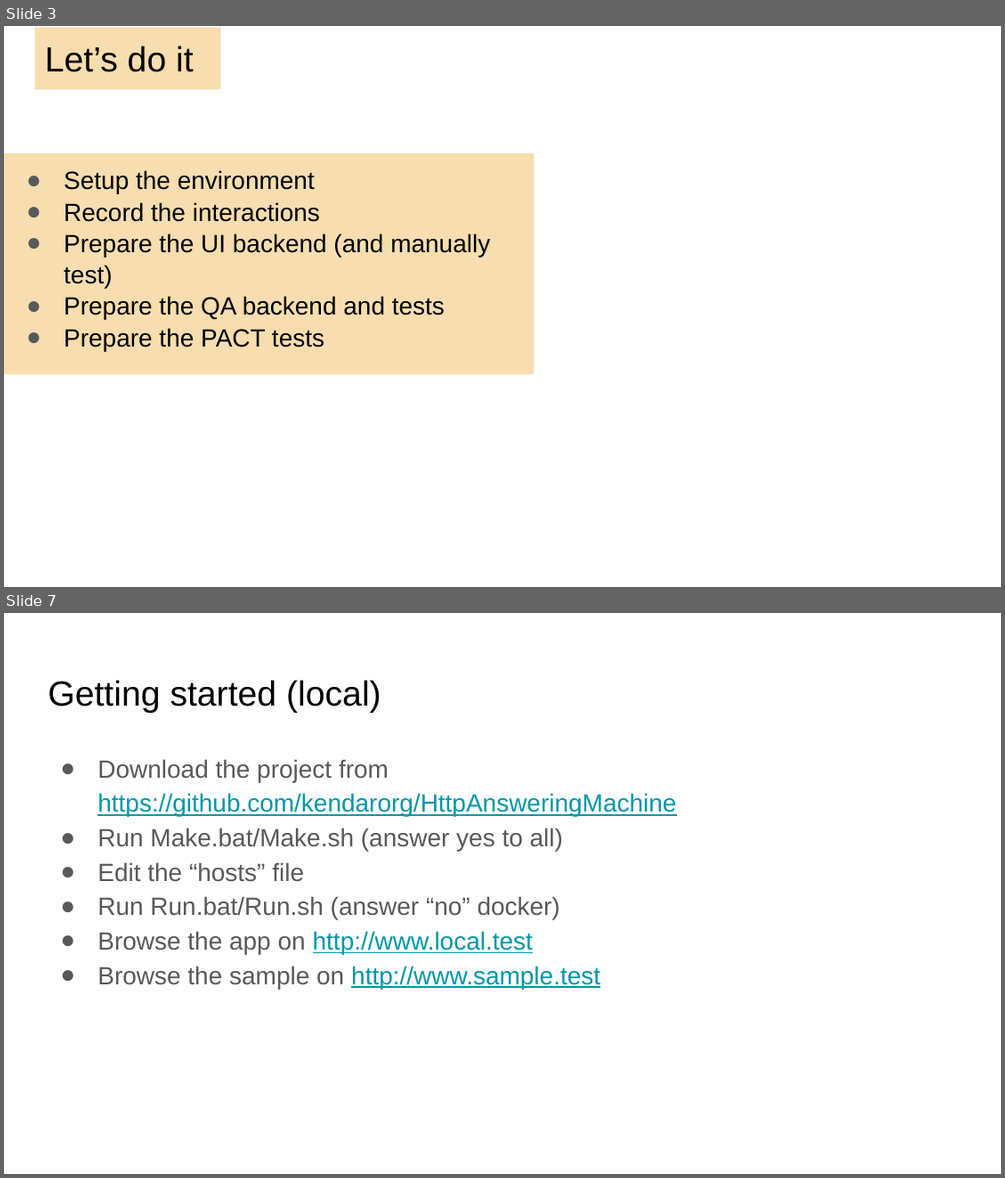
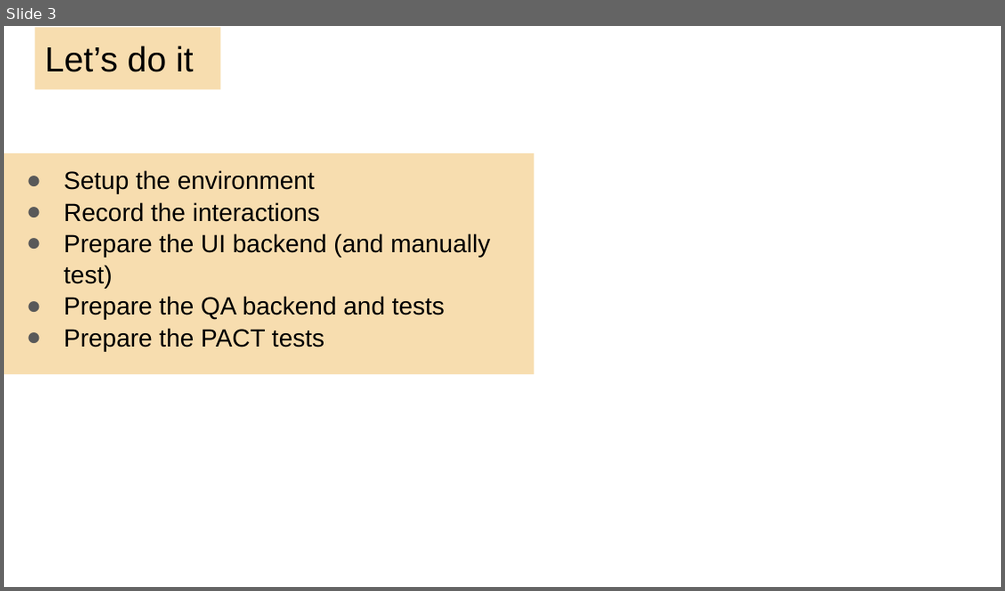
Before and after one commit to kendarorg/HttpAnsweringMachine, a slide deck: docs/HAM.EP.pptx. Shown one above the other, each under a label of ours: slides 3 and 7 before the commit, slide 3 after it; the slides between them are not shown. The pictures are 1005x1178 and 1005x591 pixels, drawn with LibreOffice and Linux fonts; fonts in the diff are those of the drawing; background and template pictures are left out. Boxes give left, top, right and bottom in pixels: in the first picture for what was removed or moved away, otherwise in the second. Text is boxed around its words. In the diff, an @@ line names an element or a change of style, - is before the commit and + after.

```diff
--- a/docs/HAM.EP.pptx
+++ b/docs/HAM.EP.pptx
@@ slide 7 removed at bbox=[4, 613, 1001, 1174], background #FFFFFF @@
@@ title removed at bbox=[48, 680, 381, 713] @@
-Getting started (local)
@@ text removed at bbox=[97, 759, 676, 989] @@
-● Download the project from https://github.com/kendarorg/HttpAnsweringMachine
-● Run Make.bat/Make.sh (answer yes to all)
-● Edit the “hosts” file
-● Run Run.bat/Run.sh (answer “no” docker)
-● Browse the app on http://www.local.test
-● Browse the sample on http://www.sample.test
```
Also in this commit, not shown: 3 slides changed, 1 slide added, 12 other slides removed, 1 other file.
